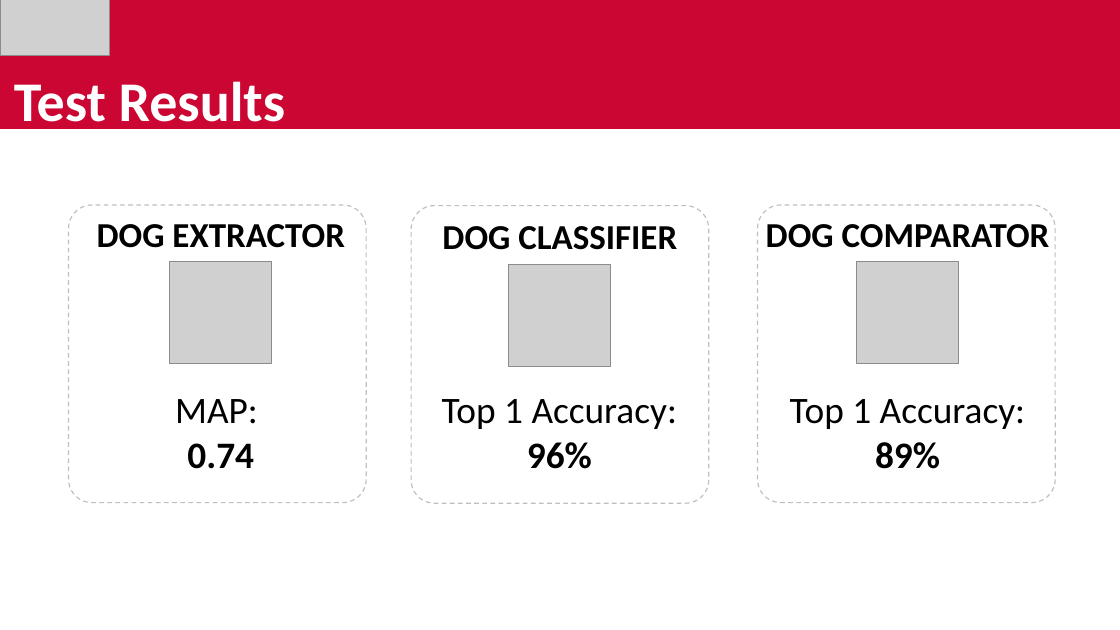
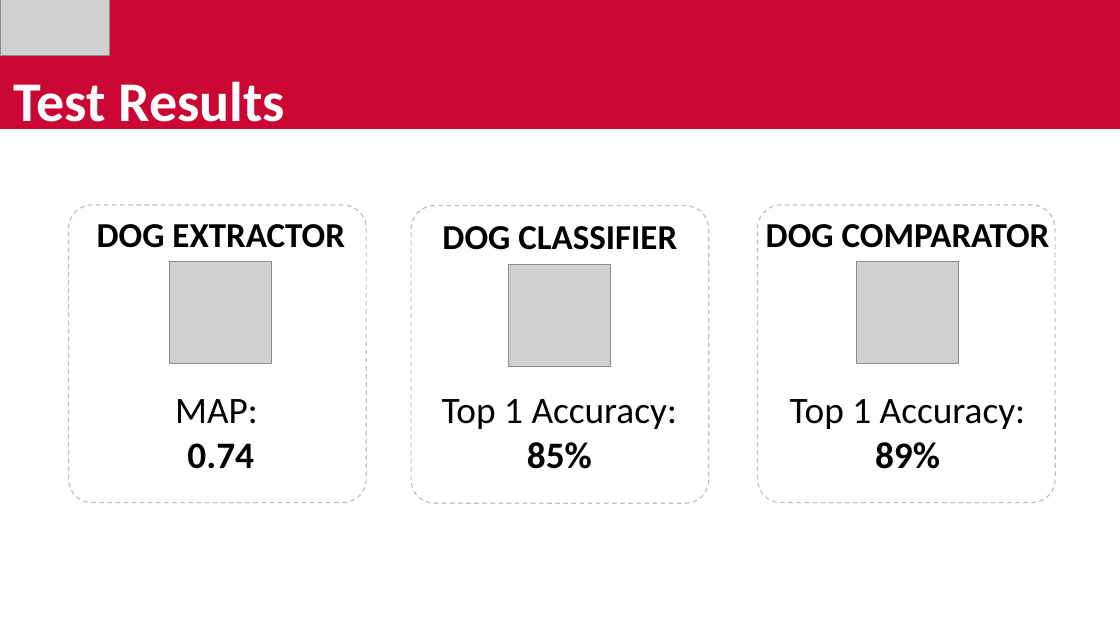
Before and after one commit to avickars/Dog-Application, a slide deck: slide 5 of final_presentation.pptx. Drawn at 1120x630 pixels with LibreOffice and Linux fonts; fonts in the diff are those of the drawing; grey boxes stand for pictures. Boxes give left, top, right and bottom in pixels: in the first picture for what was removed or moved away, otherwise in the second. Text is boxed around its words. In the diff, an @@ line names an element or a change of style, - is before the commit and + after.

Commit message:
update model2 accuracy in final_presentation.pptx

```diff
--- a/final_presentation.pptx
+++ b/final_presentation.pptx
@@ text at box(442, 399, 677, 469): text changed @@
-Top 1 Accuracy: 96%
+Top 1 Accuracy: 85%
```
